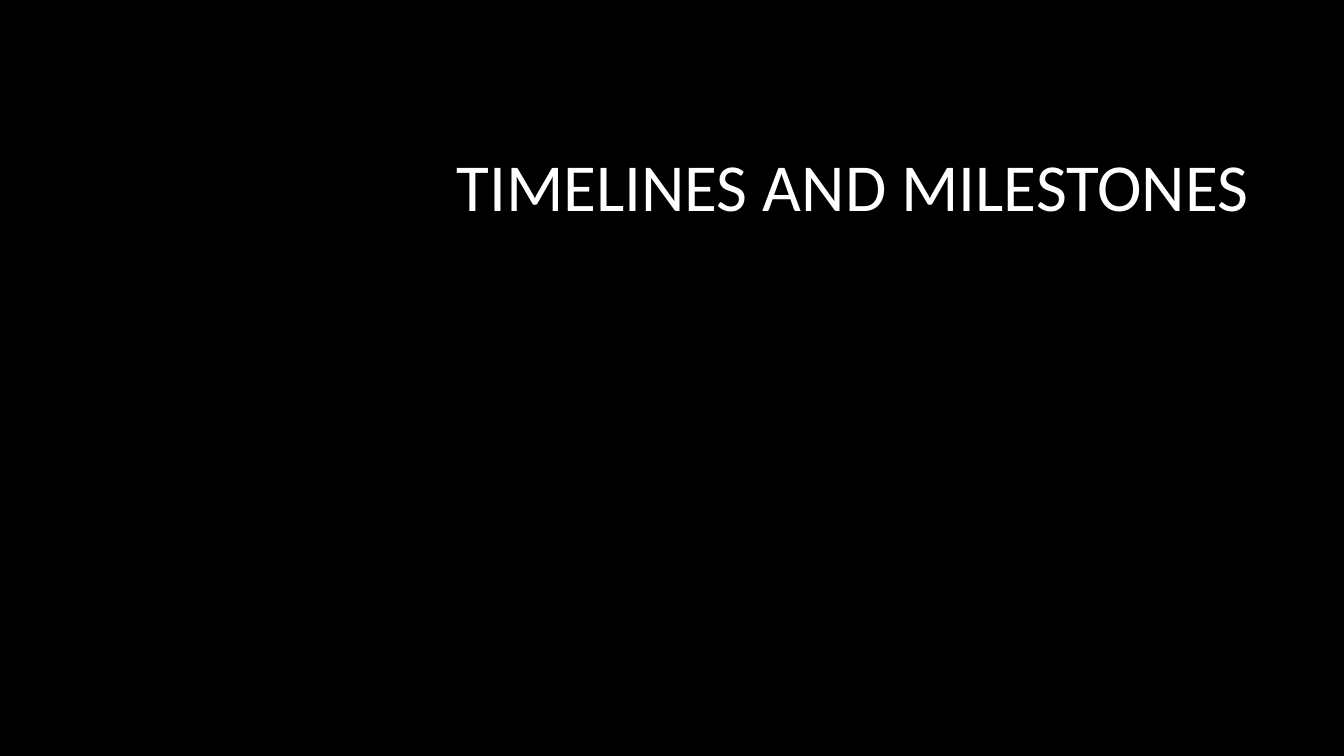
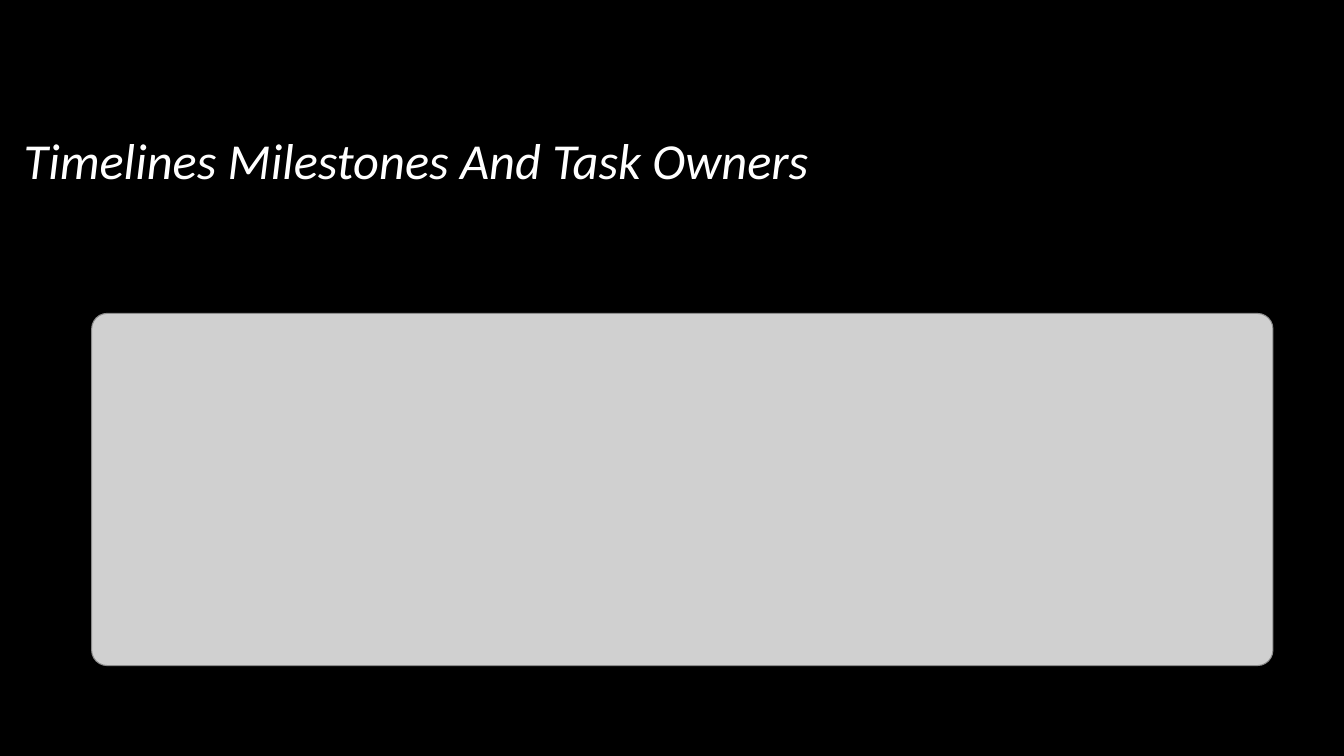
Before and after one commit to EvanGrill/CS436_Big_Data_Systems, a slide deck: slide 11 of doc/Bigdataproposal.pptx. Drawn at 1344x756 pixels with LibreOffice and Linux fonts; fonts in the diff are those of the drawing; grey boxes stand for pictures; background and template pictures are left out. Boxes give left, top, right and bottom in pixels: in the first picture for what was removed or moved away, otherwise in the second. Text is boxed around its words. In the diff, an @@ line names an element or a change of style, - is before the commit and + after.

```diff
--- a/doc/Bigdataproposal.pptx
+++ b/doc/Bigdataproposal.pptx
@@ title at <box>24,144,808,180</box>: text changed; size 48 to 36 pt; italic on @@
-TIMELINES AND MILESTONES
+Timelines Milestones And Task Owners
@@ picture added at <box>92,314,1273,665</box> @@
```
Also in this commit, not shown: 7 other slides changed, 3 slides added, 3 slides removed.
